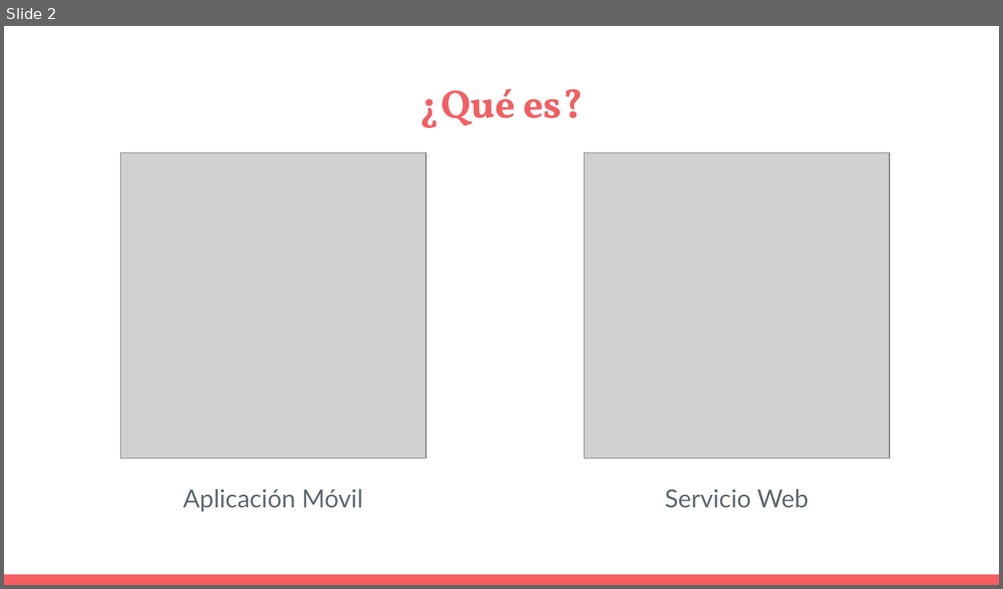
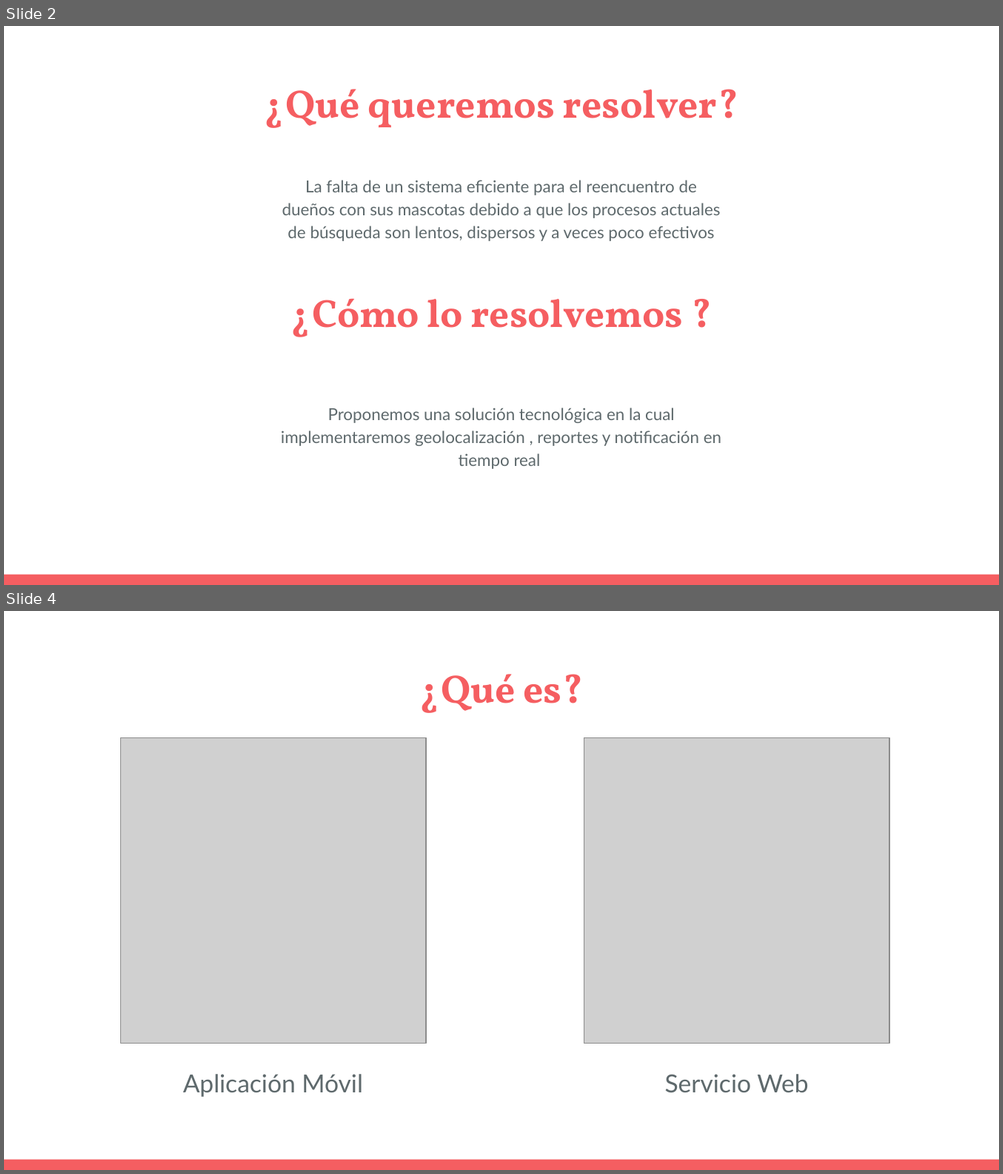
Before and after one commit to feigonzalez/safepet, a slide deck: Fase 1/Evidencias Grupales/Presentacion Proyecto.pptx. Shown one above the other, each under a label of ours: slide 2 before the commit, slides 2 and 4 after it; the slides between them are not shown. The pictures are 1003x589 and 1003x1174 pixels, drawn with LibreOffice and Linux fonts; fonts in the diff are those of the drawing; grey boxes stand for pictures. Boxes give left, top, right and bottom in pixels: in the first picture for what was removed or moved away, otherwise in the second. Text is boxed around its words. In the diff, an @@ line names an element or a change of style, - is before the commit and + after.

```diff
--- a/Fase 1/Evidencias Grupales/Presentacion Proyecto.pptx
+++ b/Fase 1/Evidencias Grupales/Presentacion Proyecto.pptx
@@ slide 2 added at <box>4,26,999,585</box>, background #FFFFFF; not listed: 1 template element that a slide beside it also shows @@
@@ title added at <box>264,89,739,128</box>, 28.8 pt, text #F55E61, bold @@
+¿Qué queremos resolver?
@@ text added at <box>282,180,720,241</box>, 12 pt, text #5E696C @@
+La falta de un sistema eficiente para el reencuentro de dueños con sus mascotas debido a que los procesos actuales de búsqueda son lentos, dispersos y a veces poco efectivos
@@ text added at <box>291,298,683,338</box>, 28.5 pt, text #F55E61, bold @@
+¿Cómo lo resolvemos ?
@@ text added at <box>281,408,721,469</box>, 12 pt, text #5E696C @@
+Proponemos una solución tecnológica en la cual implementaremos geolocalización , reportes y notificación en tiempo real
@@ what was slide 2 is now slide 4 @@
```
Also in this commit, not shown: 3 slides changed, 2 other slides added.
